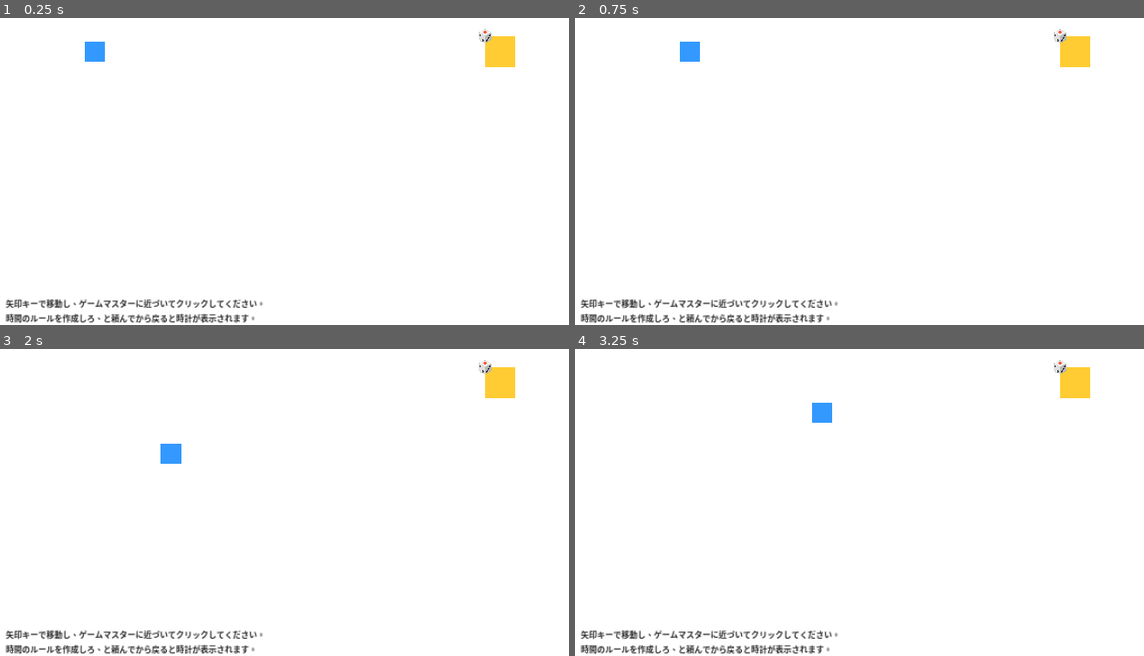
Above: before the commit, frames 1-4 (two rows, left to right).
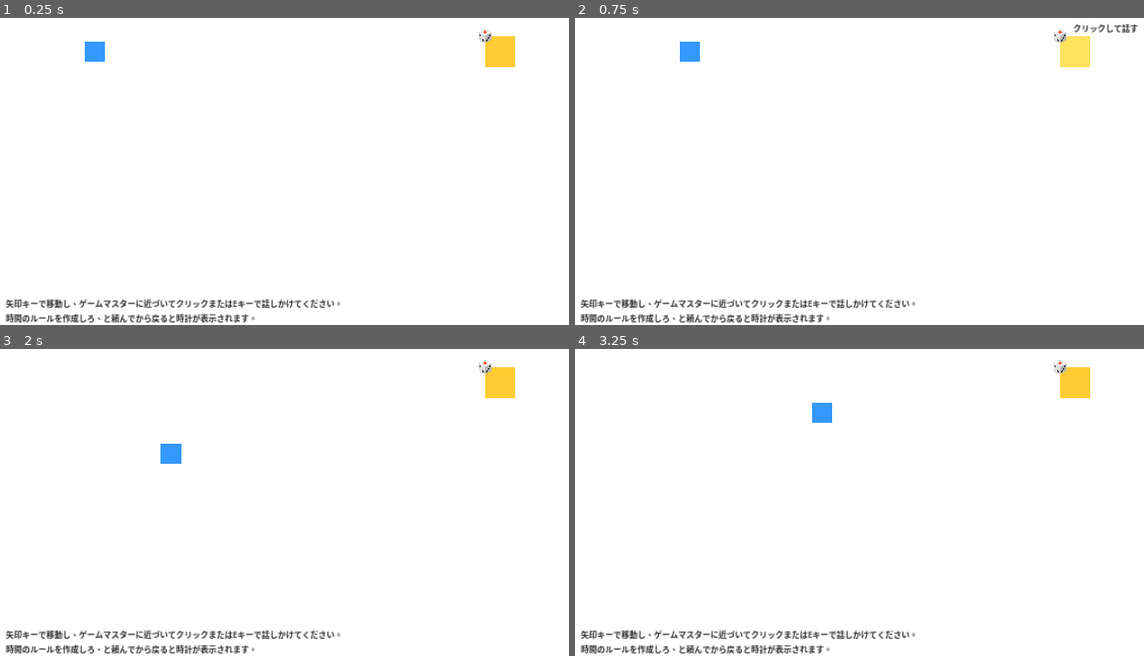
Above: after the commit, the same moments.

Repository: seeton/ai-world-rule-engine
Game: Godot game, scene res://scenes/Main.tscn
Two runs of this game, one before a commit and one after it. Both use one fixed random seed, a clock stepped at 60 frames per second and the inputs below.
Inputs (mouse positions are in pixels of both pictures, inside the frame that each line leads up to):
- Up to frame 1 (0.25 s): no input
- Up to frame 2 (0.75 s): tap Enter (ui_accept) at 0.5 s; move the mouse to (1075, 51) at 0.52 s; hold Right (ui_right) from 0.53 s (still down); hold Enter (ui_accept) from 0.53 s (still down); tap E at 0.6 s; click (1075, 51) at 0.67 s
- Up to frame 3 (2 s): move the mouse to (210, 450) at 1.27 s; release Right (ui_right) at 1.28 s; release Enter (ui_accept) at 1.28 s; hold Down (ui_down) from 1.28 s (still down); tap Enter (ui_accept) at 1.35, 1.52, 1.82 s; click (210, 450) at 1.42 s; tap E at 1.55 s
- Up to frame 4 (3.25 s): move the mouse to (outside the picture) at 2.02 s; release Down (ui_down) at 2.03 s; hold Right (ui_right) 2.03-2.78 s; hold Enter (ui_accept) 2.03-2.78 s; tap E at 2.1, 2.85 s; click (outside the picture) at 2.17 s; move the mouse to (899, 517) at 2.77 s; hold Up (ui_up) from 2.78 s (still down); click (899, 517) at 2.92 s; tap Enter (ui_accept) at 3.02 s

The runs differ from the first frame. In frame 1, 0.4% of the frame differs, in the area x 36-60%, y 91-95%; in frame 2, 1.1%, in the area x 36-100%, y 2-95%; in frame 3, 0.4%; in frame 4, 0.4%.

Commit message:
fix: make gm interaction reliable
Co-authored-by: Copilot <223556219+Copilot@users.noreply.github.com>

Diff:
--- a/godot-world/scenes/Main.tscn
+++ b/godot-world/scenes/Main.tscn
@@ -16,6 +16,7 @@
 offset_right = 1440.0
 offset_bottom = 900.0
 color = Color(1, 1, 1, 1)
+mouse_filter = 2
 
 [node name="Player" type="CharacterBody2D" parent="."]
 position = Vector2(200, 360)
@@ -27,6 +28,7 @@
 offset_right = 20.0
 offset_bottom = 20.0
 color = Color(0.2, 0.6, 1, 1)
+mouse_filter = 2
 
 [node name="Label" type="Label" parent="Player"]
 offset_left = -30.0
@@ -35,6 +37,7 @@
 offset_bottom = 45.0
 text = "プレイヤー"
 horizontal_alignment = 1
+mouse_filter = 2
 
 [node name="CollisionShape2D" type="CollisionShape2D" parent="Player"]
 shape = SubResource("RectangleShape2D_player")
@@ -49,6 +52,7 @@
 offset_right = 30.0
 offset_bottom = 30.0
 color = Color(1, 0.8, 0.2, 1)
+mouse_filter = 2
 
 [node name="Icon" type="Label" parent="GameMaster/Visual"]
 offset_left = -30.0
@@ -59,6 +63,7 @@
 text = "🎲"
 horizontal_alignment = 1
 vertical_alignment = 1
+mouse_filter = 2
 
 [node name="Label" type="Label" parent="GameMaster"]
 offset_left = -50.0
@@ -67,6 +72,7 @@
 offset_bottom = 55.0
 text = "ゲームマスター"
 horizontal_alignment = 1
+mouse_filter = 2
 
 [node name="InteractionArea" type="Area2D" parent="GameMaster"]
 input_pickable = true
@@ -85,3 +91,4 @@
 theme_override_constants/shadow_offset_y = 1
 theme_override_font_sizes/font_size = 16
 horizontal_alignment = 1
+mouse_filter = 2
--- a/godot-world/scripts/core/SimulationRuntime.gd
+++ b/godot-world/scripts/core/SimulationRuntime.gd
@@ -7,7 +7,7 @@
 const TEXT := {
 	"ja": {
 		"time_rule_already_active": "時間のルールはすでに有効です。",
-		"time_rule_installed": "時間のルールを作成しました。世界に戻ると右上に時計が表示されます。",
+		"time_rule_installed": "事前定義済みの時間ルール time_counter を適用しました。世界に戻ると右上に時計が表示されます。",
 		"time_rule_install_failed": "時間のルールの適用に失敗しました: %s",
 		"time_rule_load_failed": "時間のルール定義を読み込めませんでした。",
 		"help_prompt": "時間のルールを作成しろ、と言ってください。",
@@ -19,7 +19,7 @@
 	},
 	"en": {
 		"time_rule_already_active": "The time rule is already active.",
-		"time_rule_installed": "The time rule has been created. Return to the world to see the clock in the top-right.",
+		"time_rule_installed": "Applied the predefined time rule 'time_counter'. Return to the world to see the clock in the top-right.",
 		"time_rule_install_failed": "Failed to apply the time rule: %s",
 		"time_rule_load_failed": "Failed to load the time rule definition.",
 		"help_prompt": "Ask me to create the time rule.",
@@ -119,6 +119,7 @@
 		"action": action_taken,
 		"reply": gm_response,
 		"gm_response": gm_response,
+		"installed_rule_id": "time_counter" if action_taken == "installed_time_rule" else "",
 		"conversation_log": conversation_log.duplicate(true)
 	}
 
--- a/godot-world/scripts/game/game_scene.gd
+++ b/godot-world/scripts/game/game_scene.gd
@@ -14,7 +14,7 @@
 		"clock_prefix": "時計 ",
 		"player_label": "プレイヤー",
 		"gm_label": "ゲームマスター",
-		"goal": "矢印キーで移動し、ゲームマスターに近づいてクリックしてください。",
+		"goal": "矢印キーで移動し、ゲームマスターに近づいてクリックまたはEキーで話しかけてください。",
 		"subgoal": "時間のルールを作成しろ、と頼んでから戻ると時計が表示されます。"
 	},
 	"en": {
@@ -22,7 +22,7 @@
 		"clock_prefix": "Clock ",
 		"player_label": "Player",
 		"gm_label": "Game Master",
-		"goal": "Move with the arrow keys and click the game master when close.",
+		"goal": "Move with the arrow keys and click the game master or press E when close.",
 		"subgoal": "Ask for the time rule, then return to reveal the clock."
 	}
 }
@@ -52,6 +52,14 @@
 		_world_state.call("advance_tick", delta)
 	_update_interaction_hint()
 	_update_clock()
+
+
+func _unhandled_input(event: InputEvent) -> void:
+	if _gm_dialog != null:
+		return
+	if event.is_action_pressed("ui_accept") or (event is InputEventKey and event.pressed and event.keycode == KEY_E):
+		if _is_player_in_range():
+			_on_gm_interaction()
 
 func _update_interaction_hint() -> void:
 	if not player or not gm:
@@ -99,6 +107,7 @@
 	_clock_label.horizontal_alignment = HORIZONTAL_ALIGNMENT_RIGHT
 	_clock_label.add_theme_font_size_override("font_size", 22)
 	_clock_label.add_theme_color_override("font_color", Color.BLACK)
+	_clock_label.mouse_filter = Control.MOUSE_FILTER_IGNORE
 	_clock_label.visible = false
 	_clock_layer.add_child(_clock_label)
 
@@ -110,6 +119,7 @@
 	_goal_hint.text = "%s\n%s" % [_text("goal"), _text("subgoal")]
 	_goal_hint.add_theme_font_size_override("font_size", 16)
 	_goal_hint.add_theme_color_override("font_color", Color(0.15, 0.15, 0.15, 1.0))
+	_goal_hint.mouse_filter = Control.MOUSE_FILTER_IGNORE
 	add_child(_goal_hint)
 
 
